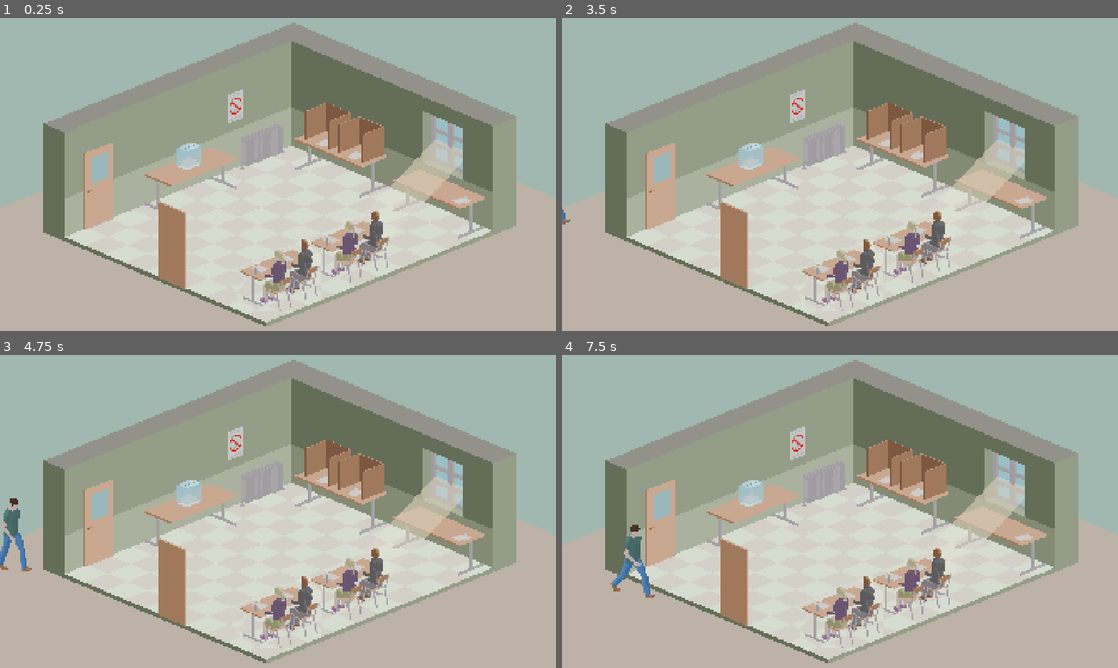
Above: before the commit, frames 1-4 (two rows, left to right).
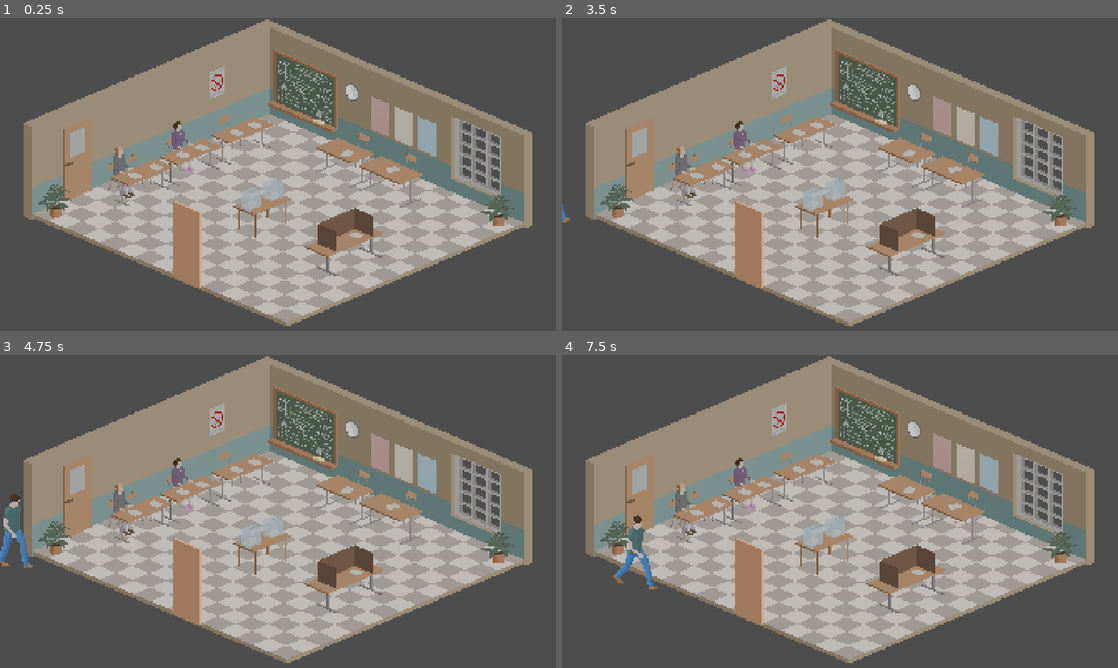
Above: after the commit, the same moments.

Repository: kreativna-blokada/blokadna-glasalica
Game: Godot game, scene res://!project/build/design/scenes/game.tscn
The game is run twice, just before and just after one commit, with the same random seed, the same clock (stepped at 60 frames per second) and the same inputs.
Inputs:
- Up to frame 1 (0.25 s): no input
- Up to frame 2 (3.5 s): tap Enter (ui_accept) at 0.5, 0.77, 1.25, 1.52, 2, 2.75, 3.02 s; hold Right (ui_right) 0.53-2.03 s; hold Left (ui_left) 2.03-2.78 s; hold Right (ui_right) from 2.78 s (still down)
- Up to frame 3 (4.75 s): tap Enter (ui_accept) at 3.77, 4.52 s; release Right (ui_right) at 4.28 s; hold Left (ui_left) from 4.28 s (still down)
- Up to frame 4 (7.5 s): release Left (ui_left) at 5.03 s; hold Right (ui_right) 5.03-5.78 s; hold Left (ui_left) 5.78-7.28 s; tap Enter (ui_accept) at 6.02, 6.77 s; hold Right (ui_right) from 7.28 s (still down)

The runs differ from the first frame. In frame 1, 85% of the frame differs, in the area x 0-100%, y 0-100%; in frame 2, 85%; in frame 3, 84%; in frame 4, 85%.

Commit message:
Reorganising stops to match updated room

Diff:
--- a/!project/build/config/globals.gd
+++ b/!project/build/config/globals.gd
@@ -125,10 +125,6 @@
 	Cobalt
 }
 
-enum Boss {
-	Kritchak
-}
-
 var VoterFactory = {
 	Voter.Player: {
 		"Texture2D": "res://!project/assets/art/player.png",
@@ -158,3 +154,12 @@
 		"Texture2D": "res://!project/assets/art/player-cobalt.png",
 	},
 }
+
+var VoterStopSounds: Dictionary = {
+	3: "res://!project/assets/audio/round-one.mp3",
+	4: "res://!project/assets/audio/round-two.mp3",
+	5: "res://!project/assets/audio/round-three.mp3",
+	6: "res://!project/assets/audio/round-four.mp3",
+	8: "res://!project/assets/audio/choose-five.mp3",
+	11: "res://!project/assets/audio/choose-your-destiny.mp3",
+}
--- a/!project/build/design/scenes/actors/voter.gd
+++ b/!project/build/design/scenes/actors/voter.gd
@@ -1,6 +1,15 @@
+##
+# Copyright (C) 2026 Blokadna Igra (blokadna.igra@gmail.com)
+##
+#description     : Voter actor controller
+#author          : Zeljko Vulovic
+#date            : 20260210
+#version         : 1.0
+#===============================================================================
 class_name Voter
 extends Character
 
+#private vars
 var current_stop_index: int = 0
 var current_target_stop: Node2D = null
 var is_waiting: bool = false
@@ -8,27 +17,27 @@
 var current_dir_animation: String = "idle"
 var current_wait_animation: String = "bottom-right"
 
+#data containers
+var vote_stop_sounds: Dictionary = Globals.VoterStopSounds
+
+#broadcast variables
+var stage: Stage:
+	get:
+		return get_parent().get_parent() as Stage
+
+#onready vars
 @onready var sfx_player: AudioStreamPlayer = $AudioStreamPlayer
 @onready var hud_sprites: Array = $HUD.get_children()
 @onready var status_label: Label = $Dialog/Label
 @onready var dialog_sprite: Sprite2D = $Dialog
 
-var stop_sounds: Dictionary = {
-	0: "",
-	1: "",
-	2: "res://!project/assets/audio/round-one.mp3",
-	3: "res://!project/assets/audio/round-two.mp3",
-	4: "res://!project/assets/audio/round-three.mp3",
-	5: "res://!project/assets/audio/round-four.mp3",
-	6: "res://!project/assets/audio/choose-five.mp3",
-	7: "res://!project/assets/audio/choose-your-destiny.mp3",
-	8: "",
-	9: ""
-}
-
-var stage: Stage:
-	get:
-		return get_parent().get_parent() as Stage
+#CALLBACKS
+# ██████╗ █████╗ ██╗     ██╗     ██████╗  █████╗  ██████╗██╗  ██╗███████╗
+#██╔════╝██╔══██╗██║     ██║     ██╔══██╗██╔══██╗██╔════╝██║ ██╔╝██╔════╝
+#██║     ███████║██║     ██║     ██████╔╝███████║██║     █████╔╝ ███████╗
+#██║     ██╔══██║██║     ██║     ██╔══██╗██╔══██║██║     ██╔═██╗ ╚════██║
+#╚██████╗██║  ██║███████╗███████╗██████╔╝██║  ██║╚██████╗██║  ██╗███████║
+# ╚═════╝╚═╝  ╚═╝╚══════╝╚══════╝╚═════╝ ╚═╝  ╚═╝ ╚═════╝╚═╝  ╚═╝╚══════╝
 
 func _ready() -> void:
 	await get_tree().process_frame
@@ -47,6 +56,14 @@
 	set_heading()
 	move_and_slide()
 
+#FUNCTIONS
+#███████╗██╗   ██╗███╗   ██╗ ██████╗████████╗██╗ ██████╗ ███╗   ██╗███████╗
+#██╔════╝██║   ██║████╗  ██║██╔════╝╚══██╔══╝██║██╔═══██╗████╗  ██║██╔════╝
+#█████╗  ██║   ██║██╔██╗ ██║██║        ██║   ██║██║   ██║██╔██╗ ██║███████╗
+#██╔══╝  ██║   ██║██║╚██╗██║██║        ██║   ██║██║   ██║██║╚██╗██║╚════██║
+#██║     ╚██████╔╝██║ ╚████║╚██████╗   ██║   ██║╚██████╔╝██║ ╚████║███████║
+#╚═╝      ╚═════╝ ╚═╝  ╚═══╝ ╚═════╝   ╚═╝   ╚═╝ ╚═════╝ ╚═╝  ╚═══╝╚══════╝
+
 func update_target_stop() -> void:
 	if stage:
 		var next_stop = stage.get_stop_at_index(current_stop_index)
@@ -60,16 +77,19 @@
 		else:
 			current_target_stop = next_stop
 			update_animation_name()
-			update_dialog()
 
 func update_animation_name() -> void:
 	match current_stop_index:
 		0, 1: current_dir_animation = "bottom-right"
-		2, 3, 4: current_dir_animation = "top-right"
-		5: current_dir_animation = "top-right"
-		6: current_dir_animation = "top-left"
-		7, 8: current_dir_animation = "bottom-left"
-		9: current_dir_animation = "top-left"
+		2: current_dir_animation = "top-right"
+		3: current_dir_animation = "top-left"
+		4, 5: current_dir_animation = "top-right"
+		6, 7: current_dir_animation = "bottom-right"
+		8, 9: current_dir_animation = "bottom-left"
+		10: current_dir_animation = "top-left"
+		11: current_dir_animation = "top-right"
+		12: current_dir_animation = "bottom-left"
+		13: current_dir_animation = "bottom-right"
 		_: current_dir_animation = "idle"
 
 func handle_animations() -> void:
@@ -113,8 +133,8 @@
 	update_target_stop()
 
 func play_stop_sound() -> void:
-	if stop_sounds.has(current_stop_index):
-		var sound_path = stop_sounds[current_stop_index]
+	if vote_stop_sounds.has(current_stop_index):
+		var sound_path = vote_stop_sounds[current_stop_index]
 		if not sound_path.is_empty() and FileAccess.file_exists(sound_path):
 			sfx_player.volume_db = 0.0
 			if current_stop_index == 7:
@@ -125,7 +145,7 @@
 			sfx_player.play()
 
 func update_hud_frames() -> void:
-	if hud_sprites.size() < 7:
+	if hud_sprites.size() < 6:
 		return
 	match current_stop_index:
 		1: hud_sprites[0].frame = 35
@@ -134,21 +154,6 @@
 		4: hud_sprites[3].frame = 35
 		5: hud_sprites[4].frame = 35
 		6: hud_sprites[5].frame = 35
-		7: hud_sprites[5].frame = 35
-
-func update_dialog() -> void:
-	print("[VOTER] ++++++++++++++++++++>> ", current_stop_index)
-
-	match current_stop_index:
-		0: setup_dialog("#", "#", true, Vector2(-205, -95), "bottom-right")
-		1: setup_dialog("#", "#", true, Vector2(-205, -95), "bottom-right")
-		2: setup_dialog("#", "#", false, Vector2(-300, -95), "bottom-right")
-		3: setup_dialog("#", "#", false, Vector2(-300, -95), "bottom-right")
-		4: setup_dialog("#", "#", false, Vector2(-300, -95), "bottom-right")
-		5: setup_dialog("#", "#", true, Vector2(-205, -95), "idle")
-		6: setup_dialog("#", "#", true, Vector2(-205, -95), "top-right")
-		7: setup_dialog("#", "#", false, Vector2(-300, -95), "top-left")
-		_: setup_dialog("#", "#", false, Vector2(-300, -150), "idle")
 
 func setup_dialog(txt: String, img_path: String, should_flip: bool, label_pos: Vector2, wait_anim: String) -> void:
 	status_label.text = txt
--- a/!project/build/design/scenes/game.tscn
+++ b/!project/build/design/scenes/game.tscn
@@ -1,11 +1,12 @@
 [gd_scene format=3 uid="uid://cugarisbw1qyg"]
 
-[ext_resource type="Texture2D" uid="uid://bthltmn3c7i18" path="res://!project/assets/art/room-delete.png" id="1_tiaab"]
 [ext_resource type="Script" uid="uid://egc5bohaewmh" path="res://!project/build/design/scenes/stage.gd" id="1_whd4d"]
+[ext_resource type="Texture2D" uid="uid://bk2xp1ewy46qv" path="res://!project/assets/art/room3.png" id="2_bmiuw"]
 [ext_resource type="PackedScene" uid="uid://dn4isvcgxdmwk" path="res://!project/build/design/scenes/actors/voting_stop.tscn" id="2_ywe5c"]
 [ext_resource type="Texture2D" uid="uid://dv8afp8brclto" path="res://!project/assets/art/door.png" id="3_nrnfg"]
 [ext_resource type="Script" uid="uid://dv4vi1n10xo74" path="res://!project/build/design/scenes/actors/voters.gd" id="3_whd4d"]
 [ext_resource type="Texture2D" uid="uid://ca7s4ygey62sb" path="res://!project/assets/art/UI/Button Right - unpressed.png" id="5_4hrqh"]
+[ext_resource type="Texture2D" uid="uid://d2qginyfevwft" path="res://!project/assets/art/door-right.png" id="6_exxqc"]
 [ext_resource type="Texture2D" uid="uid://ckqvc7clnlxsb" path="res://!project/assets/art/UI/Button Right - pressed.png" id="6_whd4d"]
 [ext_resource type="Texture2D" uid="uid://de1ikyebnqckx" path="res://!project/assets/art/UI/Button Wrong - unpressed.png" id="7_bmiuw"]
 [ext_resource type="Texture2D" uid="uid://bnvx7c6rfa3nd" path="res://!project/assets/art/UI/Button Wrong - pressed.png" id="8_exxqc"]
@@ -22,7 +23,7 @@
 [node name="Room" type="Sprite2D" parent="Stage" unique_id=1687017649]
 position = Vector2(960, 540)
 scale = Vector2(1.5, 1.5)
-texture = ExtResource("1_tiaab")
+texture = ExtResource("2_bmiuw")
 
 [node name="VoterSlots" type="Node2D" parent="Stage" unique_id=328396471]
 script = ExtResource("3_whd4d")
@@ -54,36 +55,54 @@
 position = Vector2(-100, 700)
 
 [node name="Entry" parent="Stage/VoterStops" unique_id=1915174047 instance=ExtResource("2_ywe5c")]
-position = Vector2(520, 966)
+position = Vector2(600, 935)
+
+[node name="Enter" parent="Stage/VoterStops" unique_id=1340102554 instance=ExtResource("2_ywe5c")]
+position = Vector2(750, 850)
 
 [node name="Check" parent="Stage/VoterStops" unique_id=404702376 instance=ExtResource("2_ywe5c")]
-position = Vector2(804, 861)
+position = Vector2(545, 656)
 
 [node name="Spray" parent="Stage/VoterStops" unique_id=1524147758 instance=ExtResource("2_ywe5c")]
-position = Vector2(903, 822)
+position = Vector2(730, 565)
 
 [node name="ID" parent="Stage/VoterStops" unique_id=63821945 instance=ExtResource("2_ywe5c")]
-position = Vector2(1105, 734)
+position = Vector2(910, 500)
 
 [node name="Ballot" parent="Stage/VoterStops" unique_id=1356300169 instance=ExtResource("2_ywe5c")]
-position = Vector2(1405, 687)
+position = Vector2(1120, 570)
+
+[node name="Voting" parent="Stage/VoterStops" unique_id=1250483517 instance=ExtResource("2_ywe5c")]
+position = Vector2(1450, 750)
 
 [node name="Booth" parent="Stage/VoterStops" unique_id=1891743510 instance=ExtResource("2_ywe5c")]
-position = Vector2(1058, 546)
+position = Vector2(1260, 860)
+
+[node name="Ende" parent="Stage/VoterStops" unique_id=322329714 instance=ExtResource("2_ywe5c")]
+position = Vector2(1095, 933)
+
+[node name="Vote" parent="Stage/VoterStops" unique_id=74734141 instance=ExtResource("2_ywe5c")]
+position = Vector2(980, 880)
 
 [node name="Box" parent="Stage/VoterStops" unique_id=128197760 instance=ExtResource("2_ywe5c")]
-position = Vector2(726, 640)
+position = Vector2(978, 752)
 
 [node name="Exit" parent="Stage/VoterStops" unique_id=787411571 instance=ExtResource("2_ywe5c")]
-position = Vector2(470, 763)
+position = Vector2(840, 888)
 
 [node name="Out" parent="Stage/VoterStops" unique_id=212483479 instance=ExtResource("2_ywe5c")]
-position = Vector2(-100, 500)
+position = Vector2(1400, 1150)
 
-[node name="Door" type="Sprite2D" parent="Stage" unique_id=1601410947]
-position = Vector2(604, 804)
+[node name="Entry" type="Sprite2D" parent="Stage" unique_id=1601410947]
+position = Vector2(653, 801.00006)
 scale = Vector2(1.5, 1.5)
 texture = ExtResource("3_nrnfg")
+
+[node name="Exit" type="Sprite2D" parent="Stage" unique_id=414813872]
+visible = false
+position = Vector2(1093, 904.00006)
+scale = Vector2(1.5, 1.5)
+texture = ExtResource("6_exxqc")
 
 [node name="Timer" type="Timer" parent="Stage" unique_id=126925033]
 wait_time = 5.0
Binary file added: !project/assets/art/door-left.png
Not shown, added: !project/assets/art/door-left.png.import
Binary file added: !project/assets/art/door-right.png
Not shown, added: !project/assets/art/door-right.png.import
